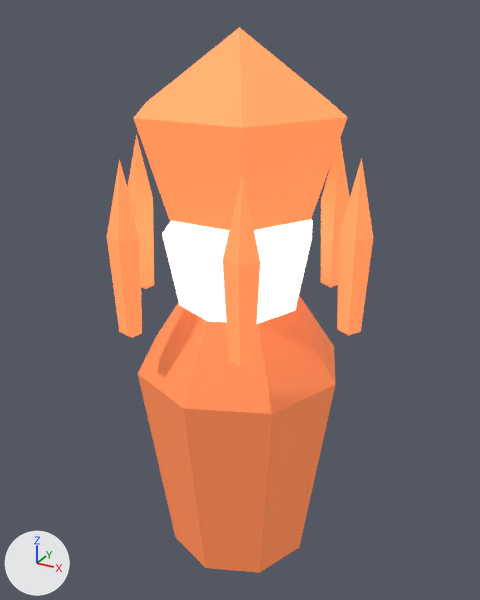
What one commit did to the Blender file assets/models/source/deep-fracture-creature-FacetSentry-fire.blend.
One viewpoint serves both versions: a camera (50 mm lens) standing at (1.22, -2.22, 2.57) and looking at (-0.02, 0.03, 1.44). Every picture has the same lights, and +X, +Y and +Z are marked at lower left. The older version comes first.

In view in the first picture: 'control-core', 'pedestal', 'prong0', 'prong1', 'prong2', 'prong3', 'prong5', 'sensor'.
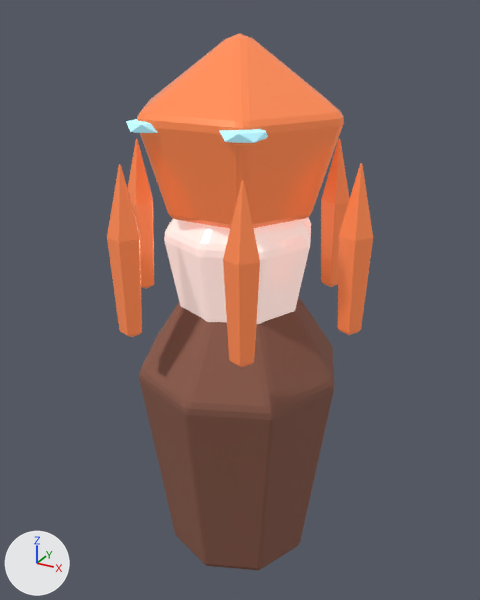
Boxes [x1, y1, x2, y2] around the edits, measured in the pictures (480 x 600 px):
'pedestal', recoloured, surface changed, modifiers changed (orange to brown): before [138, 296, 335, 573]; after [139, 296, 334, 570]
'sensor', surface changed, modifiers changed: before [133, 27, 348, 230]; after [137, 33, 344, 229]
'control-core', surface changed, modifiers changed: before [162, 219, 313, 324]; after [164, 218, 311, 324]
'prong1', surface changed (darker): [223, 180, 260, 367] in both
'prong0', surface changed (darker): [338, 163, 373, 335] in both
'prong2', surface changed (darker): [107, 164, 142, 337] in both
'prong5', surface changed (darker): [321, 140, 350, 287] in both
'prong3', surface changed (darker): [128, 139, 154, 289] in both
'inset-eye-1', added (cyan): after [219, 129, 268, 143]
'inset-eye--1', added: after [126, 119, 158, 133]

The edits, one by one:
In material 'export-source' (mat_export_source), emission_strength goes from 1.0 to 0.28.
Material 'export-source.001' (mat_export_source_001) changes colour from orange #f98650 to brown #8f5d4d; in linear values from (0.95, 0.24, 0.08) to (0.274, 0.11, 0.0734).
In material 'export-source.001' (mat_export_source_001), emission_color is no longer (0.237, 0.06, 0.02), brown #864527.
In material 'export-source.001' (mat_export_source_001), emission_strength is no longer 1.0.
In material 'export-source.002' (mat_export_source_002), emission_strength goes from 1.0 to 0.28.
Material 'inset-elemental-eyes' (mat_inset_elemental_eyes) is new.
Its base color is (0.5, 0.85, 0.9) (cyan #bcedf3).
Its emission color is (0.25, 0.65, 0.8) (cyan #89d3e7).
Its emission strength is 0.45.
Mesh me_icosphere_001 is new.
It is an icosphere of 20 faces spanning x -0.079..0.079, y -0.08..0.08, z -0.031..0.031.
It uses material mat_inset_elemental_eyes (cyan #bcedf3, glowing cyan #89d3e7).
Object 'control-core' (ob_control_core) gains a BEVEL modifier named 'Crafted edge chamfer'.
Modifier setting: width = 0.025.
Modifier setting: width_pct = 0.025.
Modifier setting: segments = 2.
Modifier setting: angle_limit = 0.454.
Object 'pedestal' (ob_pedestal) gains a BEVEL modifier named 'Crafted edge chamfer'.
Modifier setting: width = 0.025.
Modifier setting: width_pct = 0.025.
Modifier setting: segments = 2.
Modifier setting: angle_limit = 0.454.
Object 'sensor' (ob_sensor) gains a BEVEL modifier named 'Crafted edge chamfer'.
Modifier setting: width = 0.025.
Modifier setting: width_pct = 0.025.
Modifier setting: segments = 2.
Modifier setting: angle_limit = 0.454.
Object 'inset-eye-1' (ob_inset_eye_1) is new; it shows me_icosphere_001.
Its location is (0.185, -0.306, 2.196).
Object 'inset-eye--1' (ob_inset_eye__1) is new; it shows a copy of me_icosphere_001.
Its location is (-0.185, -0.306, 2.196).
